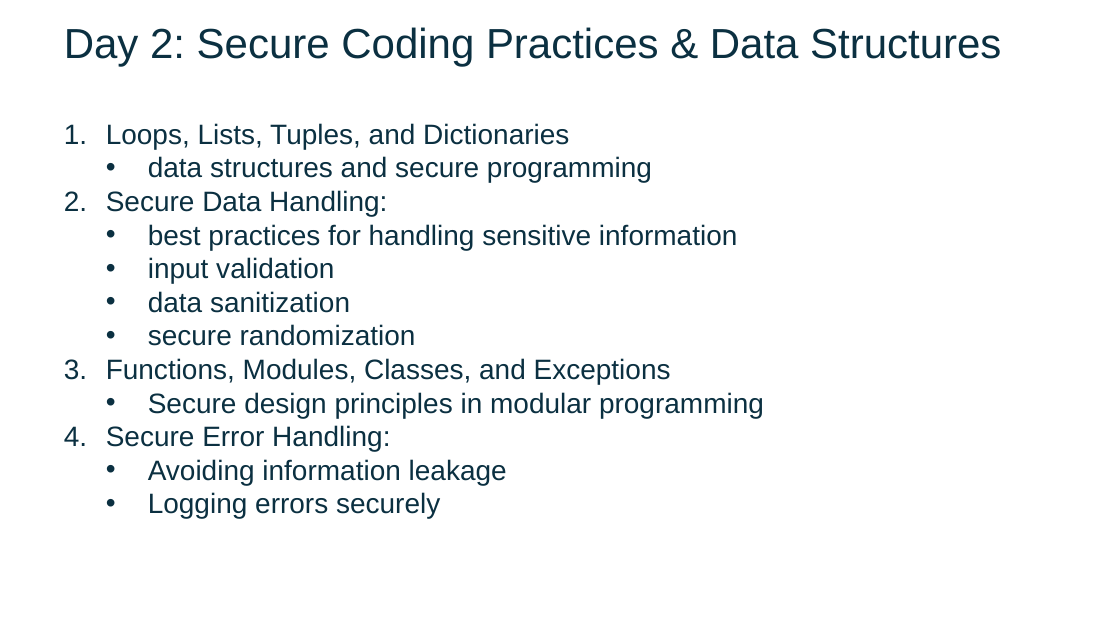
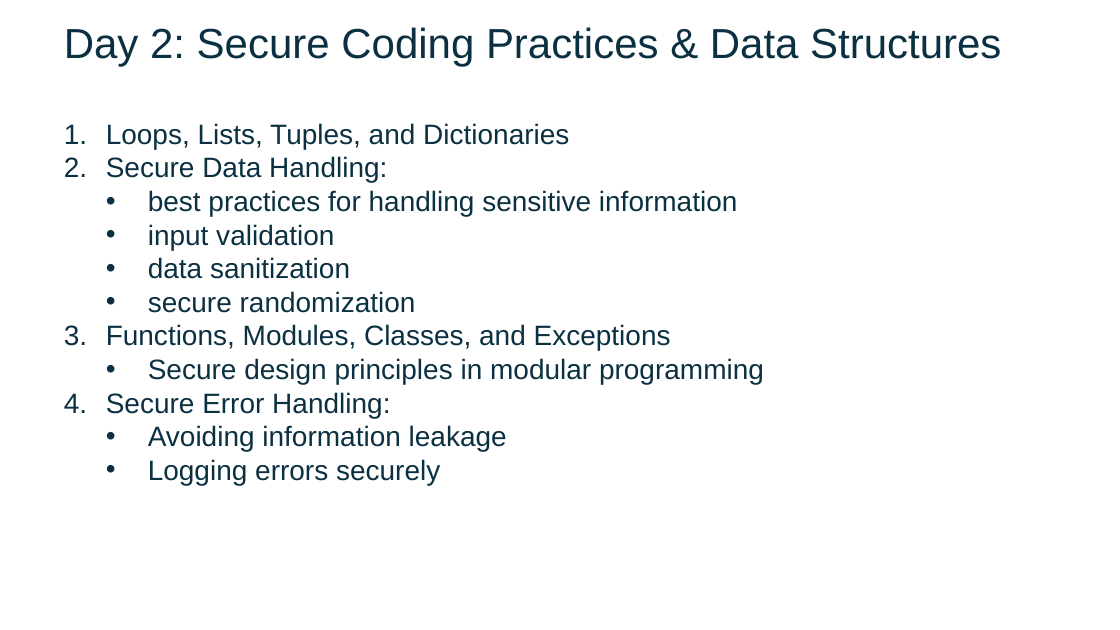
Before and after one commit to FSCJ-FacultyDev/SWC-Columbus-2025, a slide deck: slide 1 of Slides-Day2.pptx. Drawn at 1120x630 pixels with LibreOffice and Linux fonts; fonts in the diff are those of the drawing; background and template pictures are left out. Boxes give left, top, right and bottom in pixels: in the first picture for what was removed or moved away, otherwise in the second. Text is boxed around its words. In the diff, an @@ line names an element or a change of style, - is before the commit and + after.

```diff
--- a/Slides-Day2.pptx
+++ b/Slides-Day2.pptx
@@ text at (x1=148, y1=156, x2=652, y2=183): paragraph removed @@
-  • data structures and secure programming
```
Also in this commit, not shown: 4 other slides changed, 7 slides added.
